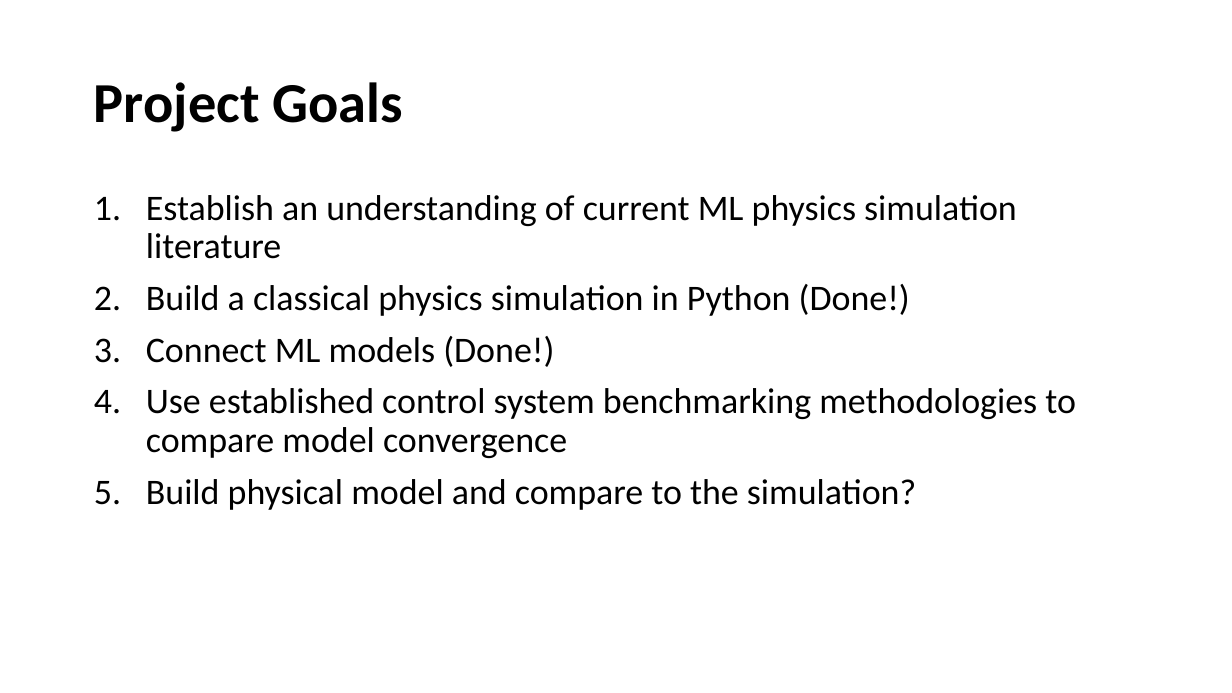
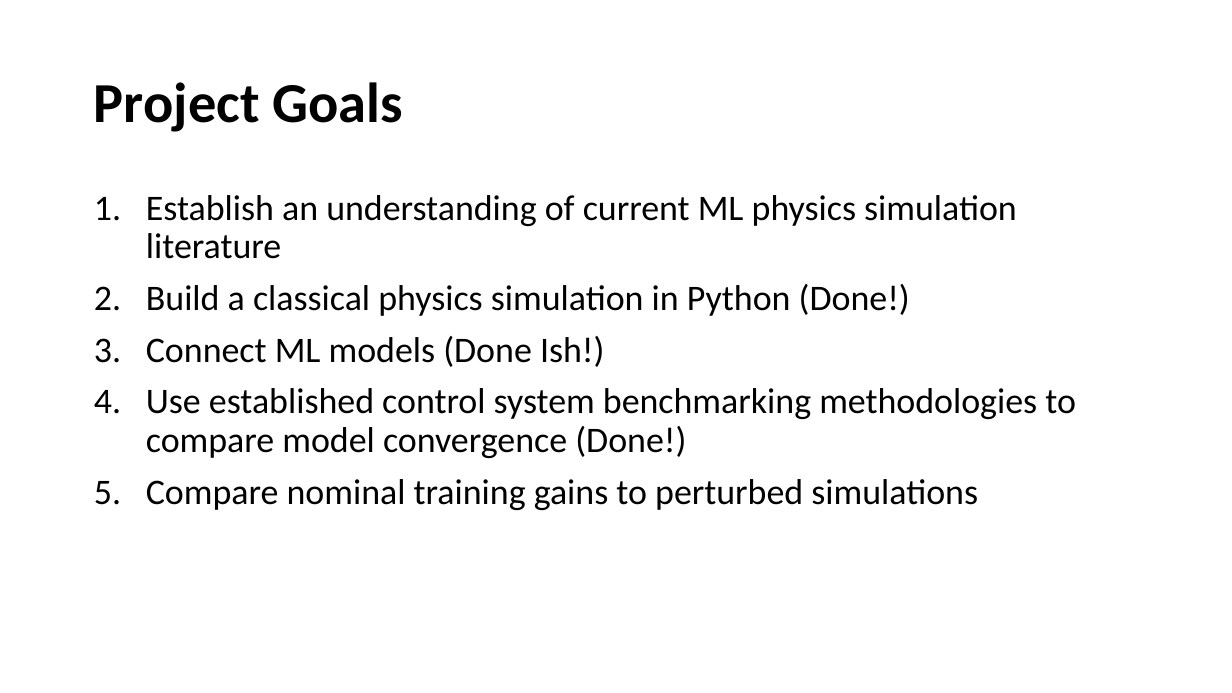
Before and after one commit to evandm4/engr-10301h-balancing-robot, a slide deck: slide 9 of docs/Evan Moore Progress Update.pptx (slide 8 before the commit). Drawn at 1232x693 pixels with LibreOffice and Linux fonts; fonts in the diff are those of the drawing. Boxes give left, top, right and bottom in pixels: in the first picture for what was removed or moved away, otherwise in the second. Text is boxed around its words. In the diff, an @@ line names an element or a change of style, - is before the commit and + after.

```diff
--- a/docs/Evan Moore Progress Update.pptx
+++ b/docs/Evan Moore Progress Update.pptx
@@ text at (x1=146, y1=336, x2=1076, y2=510): text changed @@
-3. Connect ML models (Done!)
-4. Use established control system benchmarking methodologies to compare model convergence
-5. Build physical model and compare to the simulation?
+3. Connect ML models (Done Ish!)
+4. Use established control system benchmarking methodologies to compare model convergence (Done!)
+5. Compare nominal training gains to perturbed simulations
```
Also in this commit, not shown: 4 other slides changed, 3 slides added, 2 slides removed, 2 other files.
